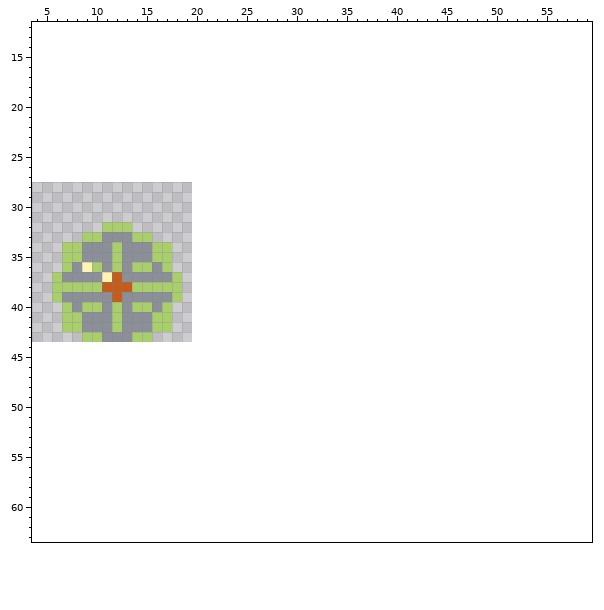
Edited in one commit: pixel-art file (game/pixel-plants/wa-song.aseprite). That is the earlier state.
16x16 pixels, 1 frame. Shown: x 4..59, y 12..63. The old version is drawn lined up with the new one, on the new canvas.
New version:
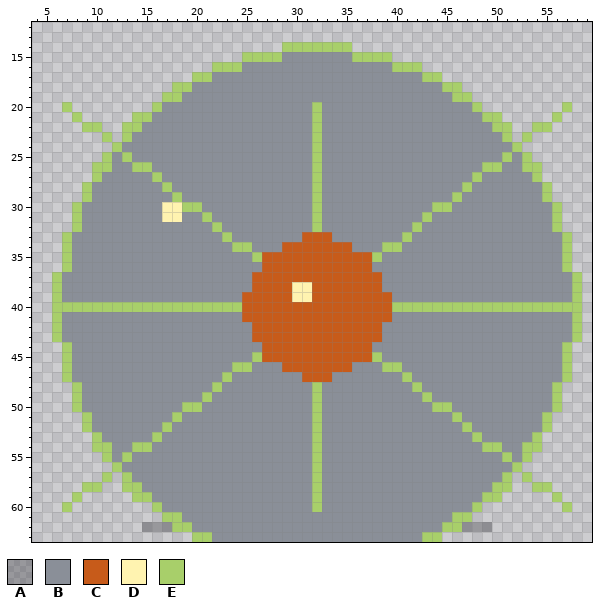
Palette (. is transparent): A #1a1a204c  B #8a8f98  C #c75b1a  D #fff3b0  E #a8cf6a
Change:
canvas 16x16 -> 64x64, the old top-left corner now at 4,28
@@ x 4..59 @@
 13 ........................................................
-14 ........................................................
-15 ........................................................
-16 ........................................................
-17 ........................................................
-18 ........................................................
-19 ........................................................
-20 ........................................................
-21 ........................................................
-22 ........................................................
-23 ........................................................
-24 ........................................................
-25 ........................................................
-26 ........................................................
-27 ........................................................
-28 ........................................................
-29 ........................................................
-30 ........................................................
-31 ........................................................
-32 .......EEE..............................................
-33 .....EEBBBEE............................................
-34 ...EEBBBEBBBEE..........................................
-35 ...EEBBBEBBBEE..........................................
-36 ...EBDEBEBEEBE..........................................
-37 ..EBBBBDCBBBBBE.........................................
-38 ..EEEEECCCEEEEE.........................................
-39 ..EBBBBBCBBBBBE.........................................
-40 ...EBEEBEBEEBE..........................................
-41 ...EEBBBEBBBEE..........................................
-42 ...EEBBBEBBBEE..........................................
-43 .....EEBBBEE............................................
-44 ........................................................
-45 ........................................................
-46 ........................................................
-47 ........................................................
-48 ........................................................
-49 ........................................................
-50 ........................................................
-51 ........................................................
-52 ........................................................
-53 ........................................................
-54 ........................................................
-55 ........................................................
-56 ........................................................
-57 ........................................................
-58 ........................................................
-59 ........................................................
-60 ........................................................
-61 ........................................................
-62 ........................................................
-63 ........................................................
+14 .........................EEEEEEE........................
+15 .....................EEEEBBBBBBBEEEE....................
+16 ..................EEEBBBBBBBBBBBBBBBEEE.................
+17 ................EEBBBBBBBBBBBBBBBBBBBBBEE...............
+18 ..............EEBBBBBBBBBBBBBBBBBBBBBBBBBEE.............
+19 .............EEBBBBBBBBBBBBBBBBBBBBBBBBBBBEE............
+20 ...E........EBBBBBBBBBBBBBBBEBBBBBBBBBBBBBBBE........E..
+21 ....E.....EEBBBBBBBBBBBBBBBBEBBBBBBBBBBBBBBBBEE.....E...
+22 .....EE..EEBBBBBBBBBBBBBBBBBEBBBBBBBBBBBBBBBBBEE..EE....
+23 .......E.EBBBBBBBBBBBBBBBBBBEBBBBBBBBBBBBBBBBBBE.E......
+24 ........EBBBBBBBBBBBBBBBBBBBEBBBBBBBBBBBBBBBBBBBE.......
+25 .......EBEBBBBBBBBBBBBBBBBBBEBBBBBBBBBBBBBBBBBBEBE......
+26 ......EEBBEEBBBBBBBBBBBBBBBBEBBBBBBBBBBBBBBBBEEBBEE.....
+27 ......EBBBBBEBBBBBBBBBBBBBBBEBBBBBBBBBBBBBBBEBBBBBE.....
+28 .....EBBBBBBBEBBBBBBBBBBBBBBEBBBBBBBBBBBBBBEBBBBBBBE....
+29 .....EBBBBBBBBEBBBBBBBBBBBBBEBBBBBBBBBBBBBEBBBBBBBBE....
+30 ....EBBBBBBBBDDEEBBBBBBBBBBBEBBBBBBBBBBBEEBBBBBBBBBBE...
+31 ....EBBBBBBBBDDBBEBBBBBBBBBBEBBBBBBBBBBEBBBBBBBBBBBBE...
+32 ....EBBBBBBBBBBBBBEBBBBBBBBBEBBBBBBBBBEBBBBBBBBBBBBBE...
+33 ...EBBBBBBBBBBBBBBBEBBBBBBBCCCBBBBBBBEBBBBBBBBBBBBBBBE..
+34 ...EBBBBBBBBBBBBBBBBEEBBBCCCCCCCBBBEEBBBBBBBBBBBBBBBBE..
+35 ...EBBBBBBBBBBBBBBBBBBECCCCCCCCCCCEBBBBBBBBBBBBBBBBBBE..
+36 ...EBBBBBBBBBBBBBBBBBBBCCCCCCCCCCCBBBBBBBBBBBBBBBBBBBE..
+37 ..EBBBBBBBBBBBBBBBBBBBCCCCCCCCCCCCCBBBBBBBBBBBBBBBBBBBE.
+38 ..EBBBBBBBBBBBBBBBBBBBCCCCDDCCCCCCCBBBBBBBBBBBBBBBBBBBE.
+39 ..EBBBBBBBBBBBBBBBBBBCCCCCDDCCCCCCCCBBBBBBBBBBBBBBBBBBE.
+40 ..EEEEEEEEEEEEEEEEEEECCCCCCCCCCCCCCCEEEEEEEEEEEEEEEEEEE.
+41 ..EBBBBBBBBBBBBBBBBBBCCCCCCCCCCCCCCCBBBBBBBBBBBBBBBBBBE.
+42 ..EBBBBBBBBBBBBBBBBBBBCCCCCCCCCCCCCBBBBBBBBBBBBBBBBBBBE.
+43 ..EBBBBBBBBBBBBBBBBBBBCCCCCCCCCCCCCBBBBBBBBBBBBBBBBBBBE.
+44 ...EBBBBBBBBBBBBBBBBBBBCCCCCCCCCCCBBBBBBBBBBBBBBBBBBBE..
+45 ...EBBBBBBBBBBBBBBBBBBECCCCCCCCCCCEBBBBBBBBBBBBBBBBBBE..
+46 ...EBBBBBBBBBBBBBBBBEEBBBCCCCCCCBBBEEBBBBBBBBBBBBBBBBE..
+47 ...EBBBBBBBBBBBBBBBEBBBBBBBCCCBBBBBBBEBBBBBBBBBBBBBBBE..
+48 ....EBBBBBBBBBBBBBEBBBBBBBBBEBBBBBBBBBEBBBBBBBBBBBBBE...
+49 ....EBBBBBBBBBBBBEBBBBBBBBBBEBBBBBBBBBBEBBBBBBBBBBBBE...
+50 ....EBBBBBBBBBBEEBBBBBBBBBBBEBBBBBBBBBBBEEBBBBBBBBBBE...
+51 .....EBBBBBBBBEBBBBBBBBBBBBBEBBBBBBBBBBBBBEBBBBBBBBE....
+52 .....EBBBBBBBEBBBBBBBBBBBBBBEBBBBBBBBBBBBBBEBBBBBBBE....
+53 ......EBBBBBEBBBBBBBBBBBBBBBEBBBBBBBBBBBBBBBEBBBBBE.....
+54 ......EEBBEEBBBBBBBBBBBBBBBBEBBBBBBBBBBBBBBBBEEBBEE.....
+55 .......EBEBBBBBBBBBBBBBBBBBBEBBBBBBBBBBBBBBBBBBEBE......
+56 ........EBBBBBBBBBBBBBBBBBBBEBBBBBBBBBBBBBBBBBBBE.......
+57 .......E.EBBBBBBBBBBBBBBBBBBEBBBBBBBBBBBBBBBBBBE.E......
+58 .....EE..EEBBBBBBBBBBBBBBBBBEBBBBBBBBBBBBBBBBBEE..EE....
+59 ....E.....EEBBBBBBBBBBBBBBBBEBBBBBBBBBBBBBBBBEE.....E...
+60 ...E........EBBBBBBBBBBBBBBBEBBBBBBBBBBBBBBBE........E..
+61 .............EEBBBBBBBBBBBBBBBBBBBBBBBBBBBEE............
+62 ...........AAAEEBBBBBBBBBBBBBBBBBBBBBBBBBEEAAA..........
+63 ................EEBBBBBBBBBBBBBBBBBBBBBEE...............
